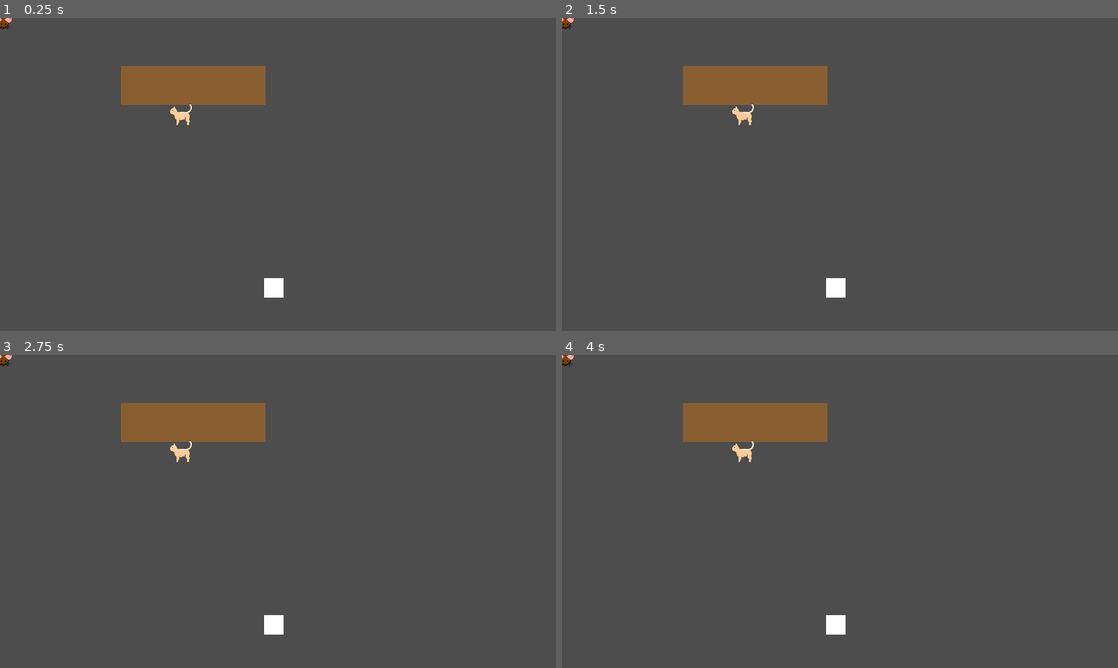
Above: before the commit, frames 1-4 (two rows, left to right).
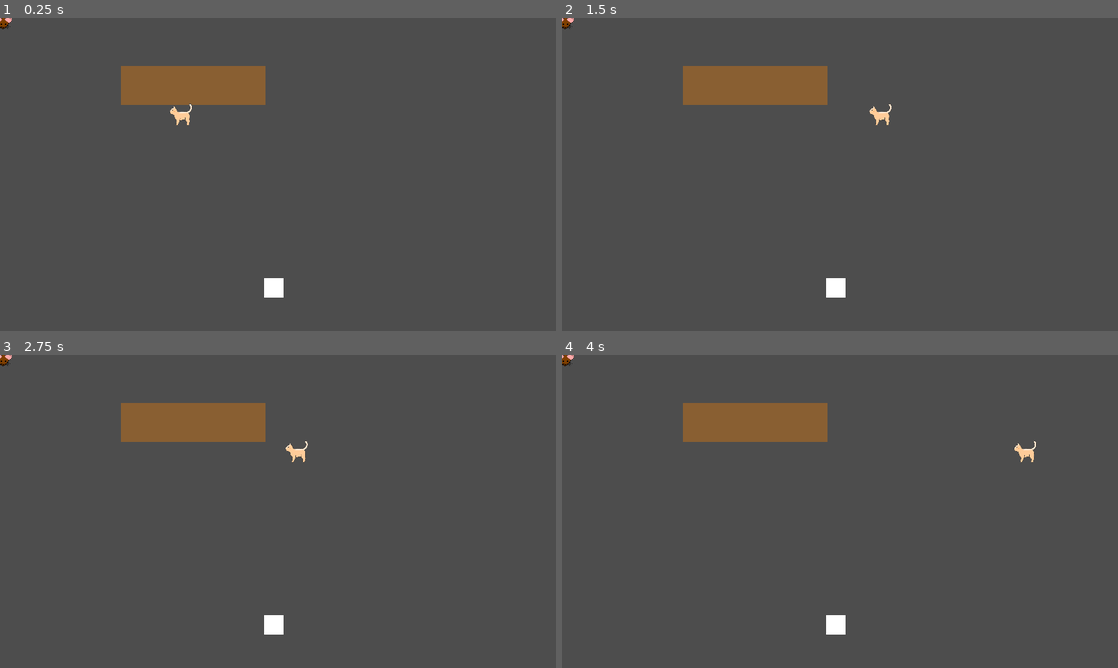
Above: after the commit, the same moments.

Repository: Mateusz-Birembaut/POA_SMA
Game: Godot game, scene res://assets/scene/main.tscn
Two runs of this game, one before a commit and one after it. Both use one fixed random seed, a clock stepped at 60 frames per second and the inputs below.
Inputs:
- Up to frame 1 (0.25 s): no input
- Up to frame 2 (1.5 s): tap Enter (ui_accept) at 0.5, 0.6, 0.77, 1.07, 1.35 s; hold Right (ui_right) from 0.53 s (still down)
- Up to frame 3 (2.75 s): tap Enter (ui_accept) at 1.52, 1.82, 2.1 s; release Right (ui_right) at 2.03 s; hold Left (ui_left) from 2.03 s (still down)
- Up to frame 4 (4 s): release Left (ui_left) at 2.78 s; hold Right (ui_right) from 2.78 s (still down); tap Enter (ui_accept) at 2.85, 3.02, 3.32, 3.6, 3.77 s

The runs differ from the first frame. In frame 1, less than 0.1% of the frame differs, in the area x 0-2%, y 1-4%; in frame 2, 0.2%, in the area x 0-60%, y 1-35%; in frame 3, 0.2%; in frame 4, 0.2%.

Commit message:
scène stud/prof héritant de scène agent

Diff:
--- a/assets/code/agent.gd
+++ b/assets/code/agent.gd
@@ -1,10 +1,18 @@
-class_name Agent extends Sprite2D
+@tool
+class_name Agent extends CharacterBody2D
 
 enum States {WORK, CHASE, COMEBACK, LEAVE, COLLECT}
 
+@export var sprite_texture : Texture2D:
+	set(value):
+		sprite_texture = value
+		if not (is_inside_tree() and is_instance_valid(value)):
+			return
+		sprite.texture = value
+
 @onready var env = get_parent()
-@onready var agent : CharacterBody2D = $Agent
-@onready var shape : CollisionShape2D = $Shape
+@onready var sprite : Sprite2D = $Sprite2D
+@onready var shape : CollisionShape2D = $CollisionShape2D
 
 var initial_position : Vector2i
 var state : States
@@ -12,15 +20,29 @@
 
 
 func _ready() -> void:
-	pass
+	sprite_texture = sprite_texture
+	print(name)
+	print("-", sprite, "-")
+	#sprite.texture = sprite_texture
 
 
 func _process(delta: float) -> void:
+	#sprite.texture = sprite_texture
 	pass
+	## Using move_and_collide.
+	#var collision = agent.move_and_collide(agent.velocity * delta)
+	#if collision:
+		#print("I collided with ", collision.get_collider().name)
+#
+	## Using move_and_slide.
+	#agent.move_and_slide()
+	#for i in agent.get_slide_collision_count():
+		#collision = agent.get_slide_collision(i)
+		#print("I collided with ", collision.get_collider().name)
 
-func move_towards( _position: Vector2 ) -> void:
-	var direction = (_position - position).normalized()
-	position += direction * speed
+#func move_towards( _position: Vector2 ) -> void:
+	#var direction = (_position - position).normalized()
+	#position += direction * speed
 
 
 func see() -> void:
--- a/assets/code/prof.gd
+++ b/assets/code/prof.gd
@@ -1,11 +1,16 @@
+@tool
 extends Agent
 
 
-func _ready() -> void:
-	pass
+const SPEED = 300.0
+const JUMP_VELOCITY = -400.0
 
 
-func _process(delta: float) -> void:
+#func _ready() -> void:
+	#pass
+
+
+#func _process(delta: float) -> void:
 	# if CHASE => se déplacer vers l'eleve plus proche bonbons
 		#move_towards()
 	# if COMEBACK => se déplacer vers la table
@@ -13,8 +18,28 @@
 		# position = position + direction * speed
 	# if WORK => ne rien faire
 
-	pass
+	#pass
 
+
+func _physics_process(delta):
+	# Add the gravity.
+	#if not is_on_floor():
+		#velocity += get_gravity() * delta
+
+	# Handle jump.
+	if Input.is_action_just_pressed("ui_accept") and is_on_floor():
+		velocity.y = JUMP_VELOCITY
+
+	# Get the input direction and handle the movement/deceleration.
+	# As good practice, you should replace UI actions with custom gameplay actions.
+	var direction_x = Input.get_axis("ui_left", "ui_right")
+	var direction_y = Input.get_axis("ui_up", "ui_down")
+	#if direction_x:
+	velocity.x = direction_x * SPEED
+	velocity.y = direction_y * SPEED
+	#else:
+	#velocity.x = move_toward(velocity.x, 0, SPEED)
+	move_and_slide()
 
 
 func see() -> void:
--- a/assets/code/student.gd
+++ b/assets/code/student.gd
@@ -1,14 +1,15 @@
+@tool
 extends Agent
 
 
 var candies: int
 var interval: int
 
-func _ready() -> void:
-	pass
+#func _ready() -> void:
+	#pass
 
 
-func _process(delta: float) -> void:
+#func _process(delta: float) -> void:
 	# if CHASE => se déplacer vers l'eleve plus proche bonbons
 		# direction = studentPosition - position . normalize
 		# position = position + direction * speed
@@ -17,9 +18,7 @@
 		# position = position + direction * speed
 	# if WORK => ne rien faire
 
-	pass
-
-
+	#pass
 
 func see() -> void:
 	# get la position de l'eleve le plus proche  des bonbon qui soit parti
--- a/assets/scene/agent.tscn
+++ b/assets/scene/agent.tscn
@@ -1,9 +1,15 @@
-[gd_scene load_steps=2 format=3 uid="uid://bifqeet5uhpgr"]
+[gd_scene load_steps=3 format=3 uid="uid://bifqeet5uhpgr"]
+
+[ext_resource type="Texture2D" uid="uid://ddnam5qi8s0gm" path="res://assets/img/missing.png" id="1_j5m1o"]
 
 [sub_resource type="RectangleShape2D" id="RectangleShape2D_d4u83"]
 size = Vector2(50, 50)
 
 [node name="Agent" type="CharacterBody2D"]
 
-[node name="Shape" type="CollisionShape2D" parent="."]
+[node name="Sprite2D" type="Sprite2D" parent="."]
+scale = Vector2(0.25, 0.25)
+texture = ExtResource("1_j5m1o")
+
+[node name="CollisionShape2D" type="CollisionShape2D" parent="."]
 shape = SubResource("RectangleShape2D_d4u83")
--- a/assets/scene/main.tscn
+++ b/assets/scene/main.tscn
@@ -1,7 +1,9 @@
-[gd_scene load_steps=5 format=3 uid="uid://dxe42ghjxf0af"]
+[gd_scene load_steps=7 format=3 uid="uid://dxe42ghjxf0af"]
 
 [ext_resource type="Script" path="res://assets/code/environment.gd" id="1_3dsaf"]
-[ext_resource type="PackedScene" uid="uid://bvdq528k2lhgv" path="res://assets/scene/prof.tscn" id="3_7q80x"]
+[ext_resource type="PackedScene" uid="uid://bifqeet5uhpgr" path="res://assets/scene/agent.tscn" id="3_4dp1j"]
+[ext_resource type="Texture2D" uid="uid://dyt7jlom3h7rq" path="res://assets/img/cat.png" id="4_348a0"]
+[ext_resource type="Script" path="res://assets/code/prof.gd" id="4_vctu3"]
 
 [sub_resource type="RectangleShape2D" id="RectangleShape2D_wjmat"]
 size = Vector2(300, 80)
@@ -11,6 +13,7 @@
 
 [node name="Room" type="Node2D"]
 script = ExtResource("1_3dsaf")
+students = 2
 
 [node name="Desk" type="Area2D" parent="."]
 unique_name_in_owner = true
@@ -24,9 +27,6 @@
 position = Vector2(150.25, 40)
 shape = SubResource("RectangleShape2D_wjmat")
 
-[node name="Prof" parent="." instance=ExtResource("3_7q80x")]
-unique_name_in_owner = true
-
 [node name="Candies" type="Area2D" parent="."]
 unique_name_in_owner = true
 
@@ -39,3 +39,9 @@
 [node name="CollisionShape2D" type="CollisionShape2D" parent="Candies"]
 position = Vector2(567, 559)
 shape = SubResource("RectangleShape2D_hvdhb")
+
+[node name="Prof" parent="." instance=ExtResource("3_4dp1j")]
+unique_name_in_owner = true
+position = Vector2(5, 100)
+script = ExtResource("4_vctu3")
+sprite_texture = ExtResource("4_348a0")
--- a/assets/scene/prof.tscn
+++ /dev/null
@@ -1,12 +0,0 @@
-[gd_scene load_steps=4 format=3 uid="uid://bvdq528k2lhgv"]
-
-[ext_resource type="Texture2D" uid="uid://dyt7jlom3h7rq" path="res://assets/img/cat.png" id="1_2nro4"]
-[ext_resource type="Script" path="res://assets/code/prof.gd" id="1_f33ne"]
-[ext_resource type="PackedScene" uid="uid://bifqeet5uhpgr" path="res://assets/scene/agent.tscn" id="2_opiyp"]
-
-[node name="Prof" type="Sprite2D"]
-scale = Vector2(0.25, 0.25)
-texture = ExtResource("1_2nro4")
-script = ExtResource("1_f33ne")
-
-[node name="Agent" parent="." instance=ExtResource("2_opiyp")]
--- a/assets/scene/student.tscn
+++ b/assets/scene/student.tscn
@@ -1,12 +1,12 @@
-[gd_scene load_steps=4 format=3 uid="uid://cfsy8xhkusm5p"]
+[gd_scene load_steps=4 format=3 uid="uid://ceshb4onn7kbw"]
 
-[ext_resource type="Texture2D" uid="uid://cbk3pxpyjpgbo" path="res://assets/img/mouse.png" id="1_2nq1q"]
-[ext_resource type="Script" path="res://assets/code/student.gd" id="2_3c68k"]
-[ext_resource type="PackedScene" uid="uid://bifqeet5uhpgr" path="res://assets/scene/agent.tscn" id="3_pokne"]
+[ext_resource type="PackedScene" uid="uid://bifqeet5uhpgr" path="res://assets/scene/agent.tscn" id="1_osrwk"]
+[ext_resource type="Script" path="res://assets/code/student.gd" id="2_4rj8s"]
+[ext_resource type="Texture2D" uid="uid://cbk3pxpyjpgbo" path="res://assets/img/mouse.png" id="3_qchst"]
 
-[node name="Student" type="Sprite2D"]
-scale = Vector2(0.25, 0.25)
-texture = ExtResource("1_2nq1q")
-script = ExtResource("2_3c68k")
+[node name="Student" instance=ExtResource("1_osrwk")]
+script = ExtResource("2_4rj8s")
+sprite_texture = ExtResource("3_qchst")
 
-[node name="Agent" parent="." instance=ExtResource("3_pokne")]
+[node name="Sprite2D" parent="." index="0"]
+texture = ExtResource("3_qchst")
Binary file added: assets/img/missing.png
Not shown, added: assets/img/missing.png.import
